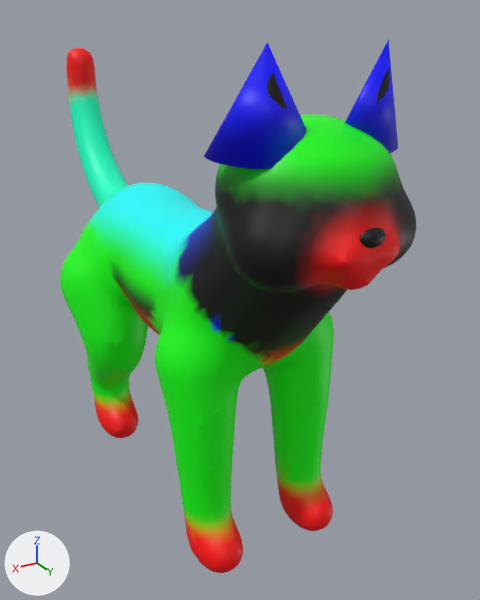
The glTF model test/assets/cat_mid.glb as it was, and as the next commit left it.
The view is the same before and after, from a 50 mm camera at (3.26, 6.55, 5.5) aimed at (-0.54, 0.2, 2.33). The lights are fixed; the arrows at lower left show +X, +Y and +Z. The older version comes first.

Script lines for the objects in view, before the commit:
```python
me_cat_mid_002 = bpy.data.meshes.new('Cat_mid.002')
me_cat_mid_002.from_pydata(...)  # 8012 vertices, 16000 faces; spans x -1.16..1.17, y -3.62..3.06, z -0.02..5.32
me_cat_mid_002.materials.append(mat_fur)
ob_cat_mid = bpy.data.objects.new('Cat_mid', me_cat_mid_002)
ob_cat_mid.location = (0.0, 0.0, 0.0)
```
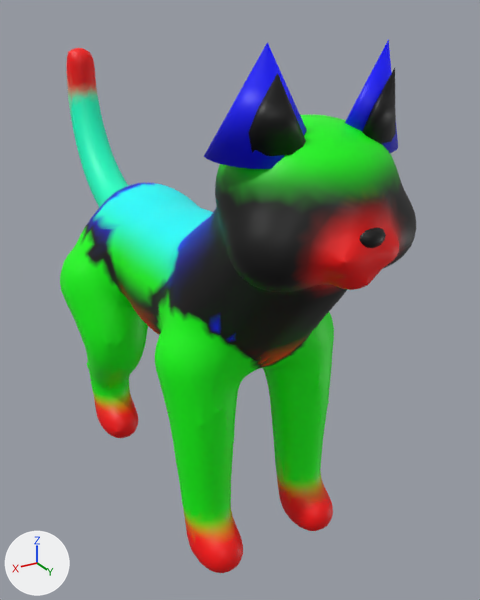
Boxes (x1, y1, x2, y2) around the edits, measured in the pictures (480 x 600 px; the box of a moved part takes in the faces that stretch with it):
part 1 of me_cat_mid_002, moved or reshaped
    before: (267, 73, 288, 110)
    after: (362, 68, 396, 144)
part 2 of me_cat_mid_002, added
    after: (248, 73, 306, 156)
part 3 of me_cat_mid_002, deleted (mostly hidden)
    before: (377, 67, 390, 105)
part 4 of me_cat_mid_002, recoloured
    both: (79, 183, 320, 371)

What the commit changed:
me_cat_mid_002 has 8012 vertices, 16000 faces and spans x -1.16..1.17, y -3.62..3.06, z -0.02..5.32.
me_cat_mid_002 is used by ob_cat_mid; location (0.0, 0.0, 0.0).
me_cat_mid_002 part 1: the loose piece of 14 vertices spanning x 0.24..0.77, y 2.21..2.49, z 4.56..5.13 is turned 41.3 degrees about the z axis through its middle, then moved by (-1.01, 0.06, 0.0).
me_cat_mid_002 part 2: a new loose piece of 13 vertices spanning x 0.24..0.76, y 2.27..2.55, z 4.56..5.13, in mat_fur.
me_cat_mid_002 part 3: the loose piece of 14 vertices spanning x -0.77..-0.24, y 2.21..2.49, z 4.56..5.13 is deleted.
me_cat_mid_002 part 4: 1217 kept faces spanning x -0.91..0.94, y -1.99..2.09, z 1.96..3.69 get new vertex colours.
